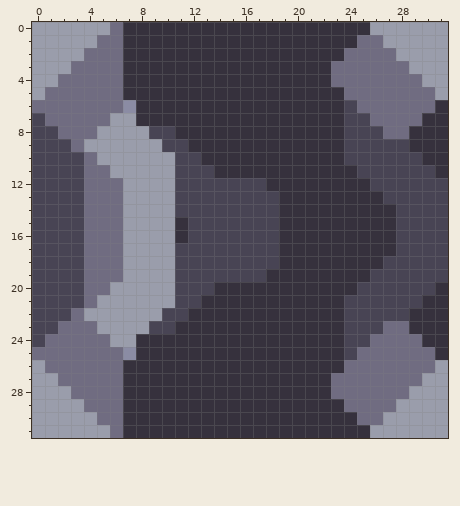
Pixel-art sprite, stored at sprites-override/blocks/distribution/conveyors/armored-conveyor-4-1.png. Above is the file before it was changed.
The file is 32x32 pixels. Colours within 5 levels of each other are drawn and written as one.
Now the later version:
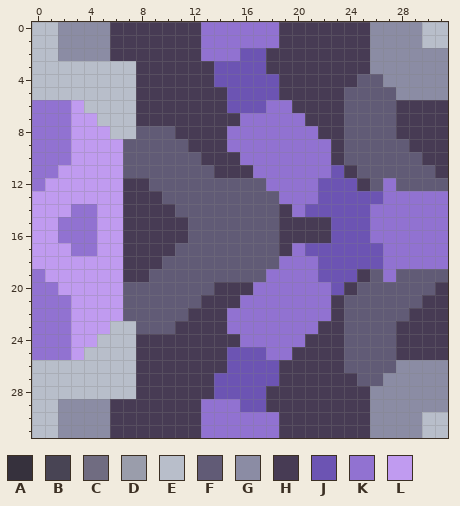
Palette (. is transparent): A #36313d  B #484454  C #706c81  D #9a9dab  E #b8beca  F #615b76  G #8b8ca4  H #473b54  J #6c54b3  K #9172d1  L #c09bf0
The exact change:
Changed rows in their new state; - is an unchanged pixel.
first column x 0:
 0 EEGGGGHHHHHHHKKKKKKHHHHHHHGGGGEE
 1 EEGGGGHHHHHHHKKKKKKHHHHHHHGGGGEE
 2 EEGGGGHHHHHHHKKKJJHHHHHHHHGGGGGG
 3 EEEEEEEEHHHHHHJJJJHHHHHHHHGGGGGG
 4 EEEEEEEEHHHHHHJJJJJHHHHHHFFGGGGG
 5 EEEEEEEEHHHHHHHJJJJHHHHHFFFFGGGG
 6 KKKLEEEEHHHHHHHJJJKKHHHHFFFFHHHH
 7 KKKLLEEEHHHHHHHHKKKKKHHHFFFFHHHH
 8 KKKLLLEEFFFHHHHKKKKKKKHHFFFFHHHH
 9 KKKLLLLFFFFFHHHKKKKKKKKHFFFFFHHH
10 KKKLLLLFFFFFFHHHKKKKKKKHFFFFFFHH
11 KKLLLLLFFFFFFFHHHKKKKKKJHFFFFFFH
12 KLLLLLLHHFFFFFFFFFKKKKJJJHFKFFFF
13 LLLLLLLHHHFFFFFFFFFKKKJJJJJKKKKK
14 LLLKKLLHHHHFFFFFFFFHKJJJJJKKKKKK
15 LLKKKLLHHHHHFFFFFFFHHHHJJJKKKKKK
16 LLKKKLLHHHHHFFFFFFFHHHHJJJKKKKKK
17 LLLKKLLHHHHFFFFFFFFHKJJJJJJKKKKK
18 LLLLLLLHHHFFFFFFFFFKKKJJJJJKKKKK
19 KLLLLLLHHFFFFFFFFFKKKKJJJHFKFFFF
20 KKLLLLLFFFFFFFHHHKKKKKKJHFFFFFFH
21 KKKLLLLFFFFFFHHHKKKKKKKHFFFFFFHH
22 KKKLLLLFFFFFHHHKKKKKKKKHFFFFFHHH
23 KKKLLLEEFFFHHHHKKKKKKKHHFFFFHHHH
24 KKKLLEEEHHHHHHHHKKKKKHHHFFFFHHHH
25 KKKLEEEEHHHHHHHJJJKKHHHHFFFFHHHH
26 EEEEEEEEHHHHHHHJJJJHHHHHFFFFGGGG
27 EEEEEEEEHHHHHHJJJJJHHHHHHFFGGGGG
28 EEEEEEEEHHHHHHJJJJHHHHHHHHGGGGGG
29 EEGGGGHHHHHHHKKKJJHHHHHHHHGGGGGG
30 EEGGGGHHHHHHHKKKKKKHHHHHHHGGGGEE
31 EEGGGGHHHHHHHKKKKKKHHHHHHHGGGGEE
Changed places in both pictures, as pixel boxes (x1, y1, x2, y2):
changed: (32, 22, 448, 438)
